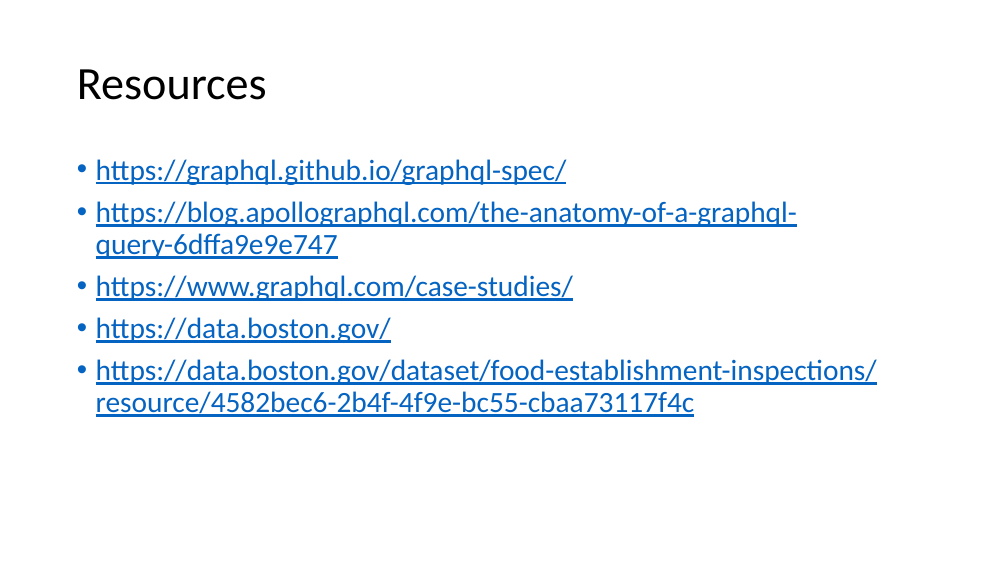
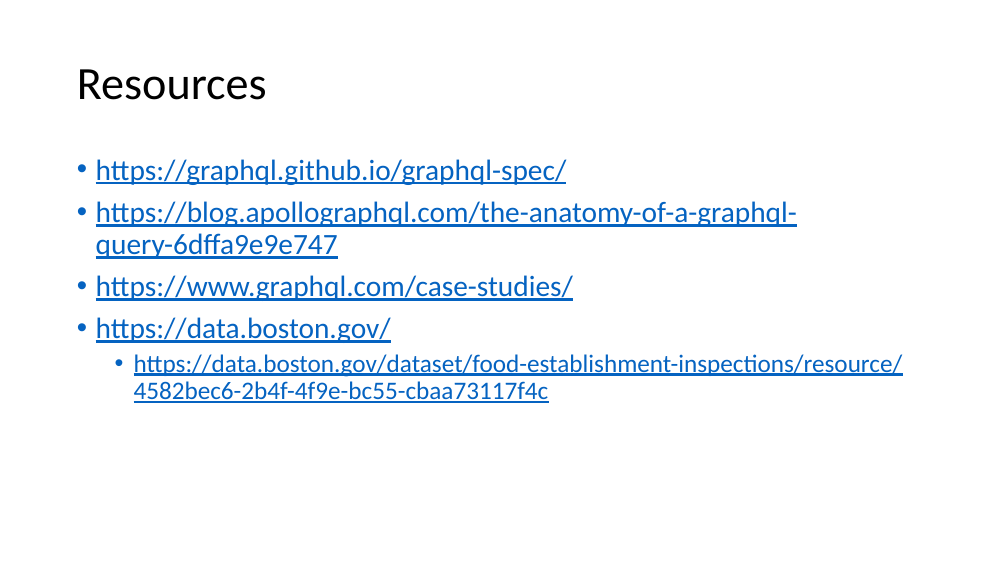
Before and after one commit to AlanCramer/BostonRestaurantInspections, a slide deck: slide 13 of Wormhole.pptx. Drawn at 1008x567 pixels with LibreOffice and Linux fonts; fonts in the diff are those of the drawing. Boxes give left, top, right and bottom in pixels: in the first picture for what was removed or moved away, otherwise in the second. Text is boxed around its words. In the diff, an @@ line names an element or a change of style, - is before the commit and + after.

```diff
--- a/Wormhole.pptx
+++ b/Wormhole.pptx
@@ text at (134, 354, 903, 403): size 28 to 24 pt in "https://data.boston.gov/dataset/food-establishment-inspectio ..."; list level 1 to 2 in "https://data.boston.gov/dataset/food-establishment-inspectio ..." @@
```
Also in this commit, not shown: 1 other slide changed, 3 other files.
